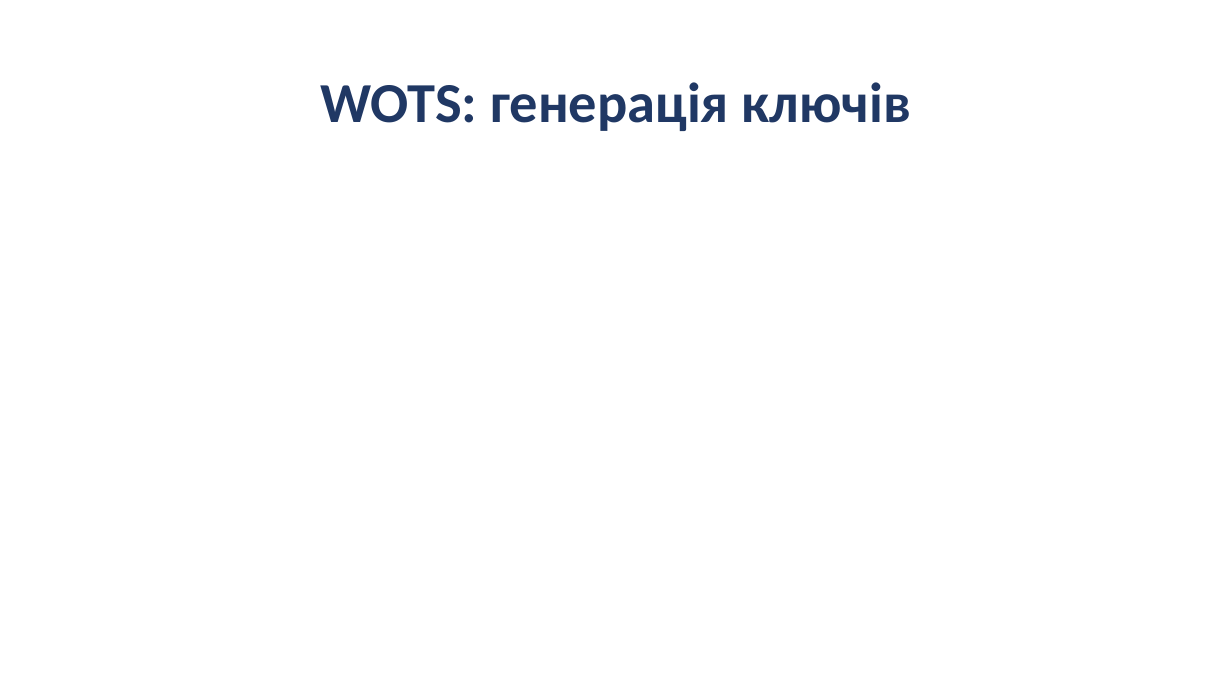
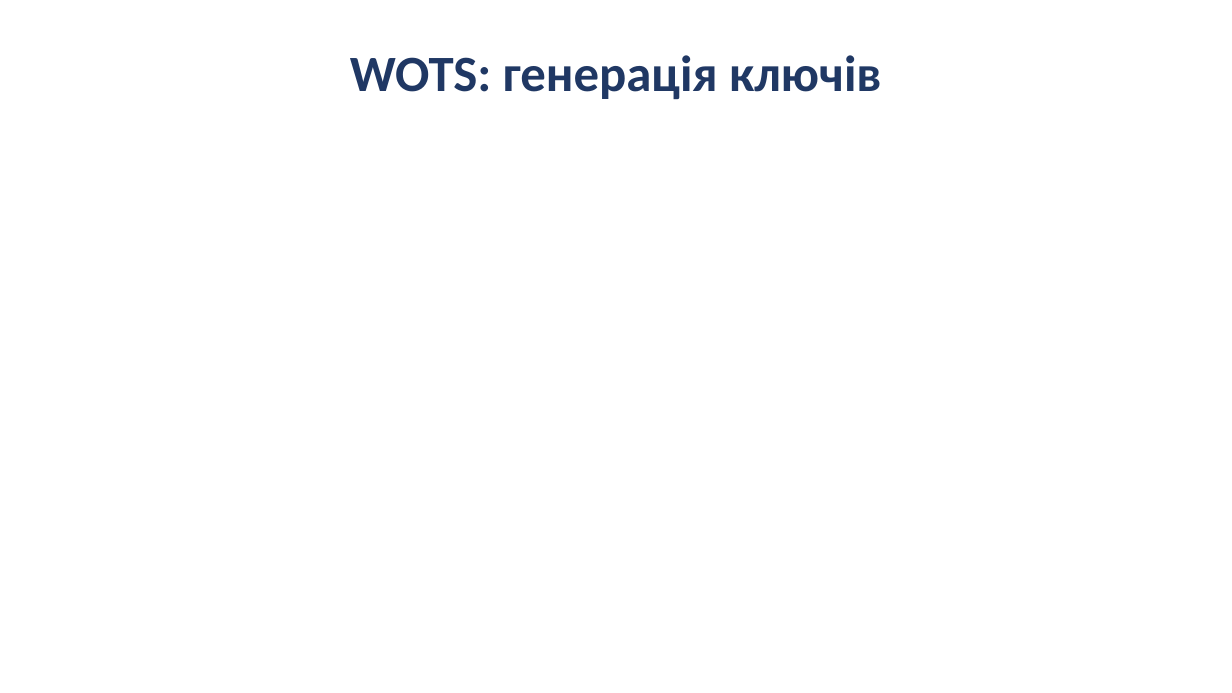
Before and after one commit to Andriykooo/ifntung-studies, a slide deck: slide 9 of Year 1/Постквантова криптографія/UA/2026/PPT/Презентація_7.pptx. Drawn at 1232x693 pixels with LibreOffice and Linux fonts; fonts in the diff are those of the drawing; grey boxes stand for pictures. Boxes give left, top, right and bottom in pixels: in the first picture for what was removed or moved away, otherwise in the second. Text is boxed around its words. In the diff, an @@ line names an element or a change of style, - is before the commit and + after.

Commit message:
feat(post-quantum-cryptography): increase font for 7th presentation

```diff
--- a/Year 1/Постквантова криптографія/UA/2026/PPT/Презентація_7.pptx
+++ b/Year 1/Постквантова криптографія/UA/2026/PPT/Презентація_7.pptx
@@ title "WOTS: генерація ключів": place and size @@
-title "WOTS: генерація ключів" at <box>320,82,911,131</box>
+title "WOTS: генерація ключів" at <box>350,55,881,100</box>
@@ title "WOTS: генерація ключів" at <box>350,55,881,100</box>: size 44 to 39.6 pt @@
```
Also in this commit, not shown: 24 other slides changed.
